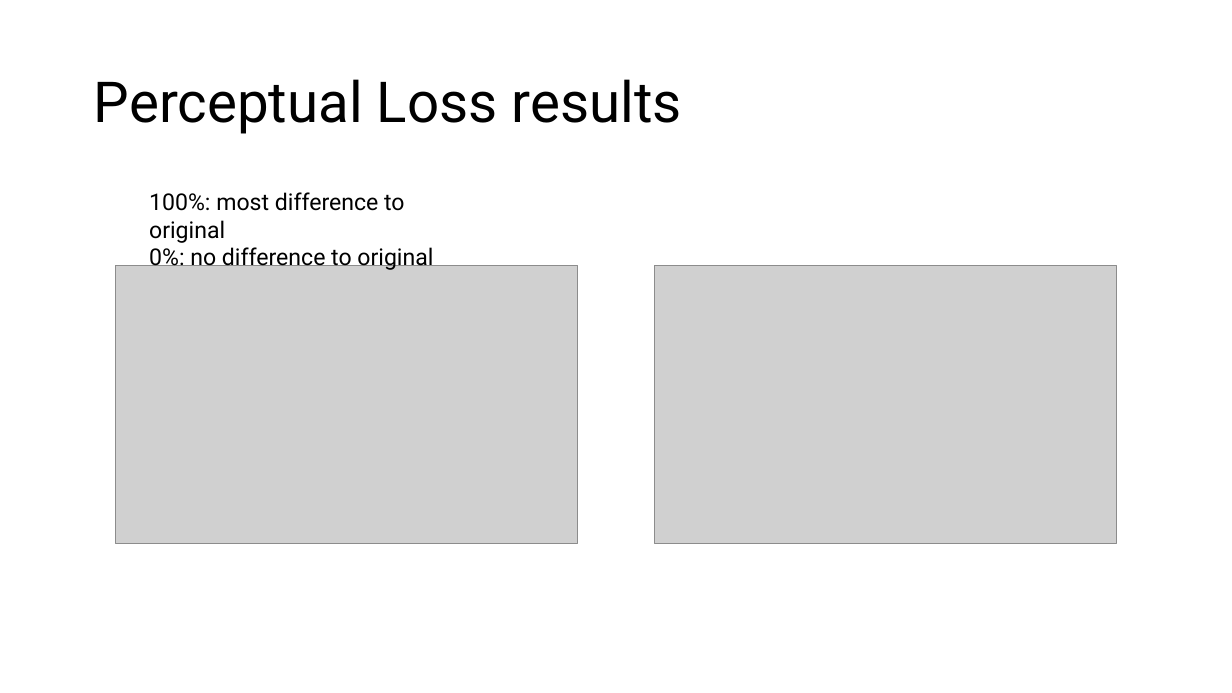
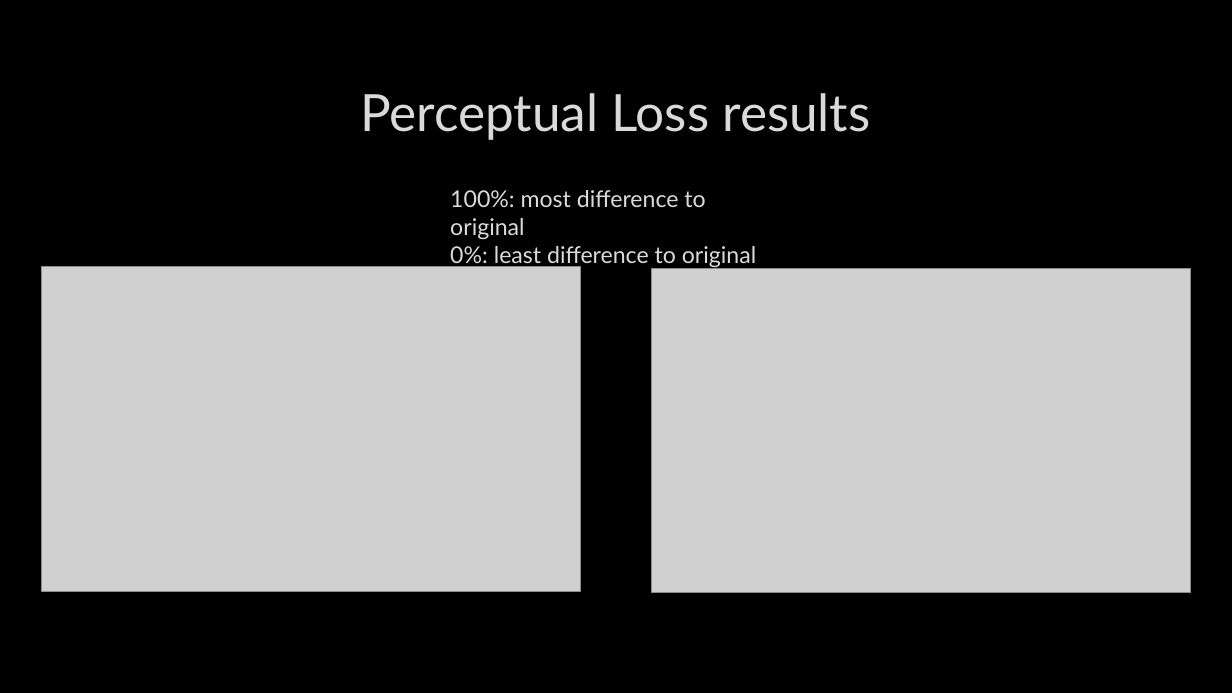
Before and after one commit to NiklasNymark/MRSP_Seminar_Project_Group1, a slide deck: slide 4 of presentation_group1.pptx. Drawn at 1232x693 pixels with LibreOffice and Linux fonts; fonts in the diff are those of the drawing; grey boxes stand for pictures; background and template pictures are left out. Boxes give left, top, right and bottom in pixels: in the first picture for what was removed or moved away, otherwise in the second. Text is boxed around its words. In the diff, an @@ line names an element or a change of style, - is before the commit and + after.

```diff
--- a/presentation_group1.pptx
+++ b/presentation_group1.pptx
@@ background #FFFFFF to picture (left out) @@
@@ title "Perceptual Loss results": place and size @@
-title "Perceptual Loss results" at <box>94,79,682,134</box>
+title "Perceptual Loss results" at <box>360,93,870,140</box>
@@ title "Perceptual Loss results" at <box>360,93,870,140</box>: size 44 to 40 pt, font Roboto to Lato, text colour #000000 to #DADADA, letter outline none to #404040 0.75 pt; alignment left to centre; line spacing 0.9 to 1 @@
@@ text "100%: most difference to original": place and size @@
-text "100%: most difference to original" at <box>149,192,433,271</box>
+text "100%: most difference to original" at <box>450,190,756,268</box>
@@ text at <box>450,190,705,240</box>: font Roboto to Lato, text colour #000000 to #DADADA in "100%: most difference to original" @@
@@ picture: place and size @@
-picture at <box>116,265,579,543</box>
+picture at <box>42,267,581,592</box>
@@ text at <box>450,246,756,268</box>: text changed; font Roboto to Lato; text colour #000000 to #DADADA @@
-0%: no difference to original
+0%: least difference to original
@@ picture: place and size @@
-picture at <box>654,265,1117,543</box>
+picture at <box>652,268,1191,592</box>
```
Also in this commit, not shown: 6 other slides changed, 1 other file.
